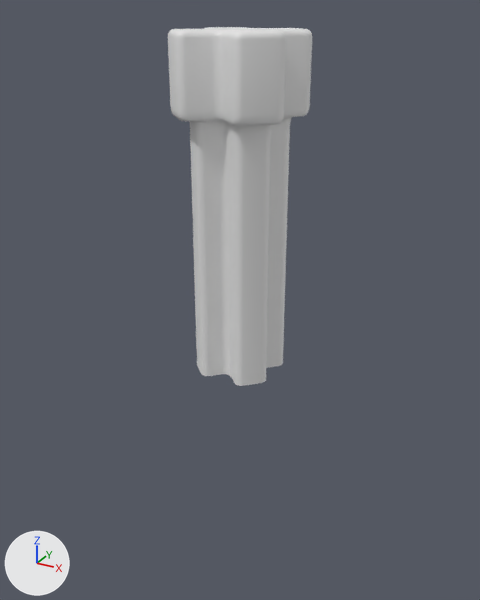
A saved change to the FBX model Assets/mesh/cross_pipe.fbx.
Before and after are seen from a 50 mm lens placed at (80.9, -97.1, 4.5), pointed at (-1.6, 52.9, -70.5). The lights are fixed; the arrows at lower left show +X, +Y and +Z. Where no turn or scale is listed for an object, it has been applied to the vertices.

Before the edit, the objects in view are built like this:
```python
me_cube_003 = bpy.data.meshes.new('Cube.003')
me_cube_003.from_pydata(...)  # 1336 vertices, 1278 faces; spans x -15.1..15.1, y -15.1..15.1, z -88.9..0.0
me_cube_003.materials.append(mat_pipe)  # its picture is missing
ob_cross_pipe = bpy.data.objects.new('cross_pipe', me_cube_003)
ob_cross_pipe.location = (0.0, 50.0, 0.0)
```
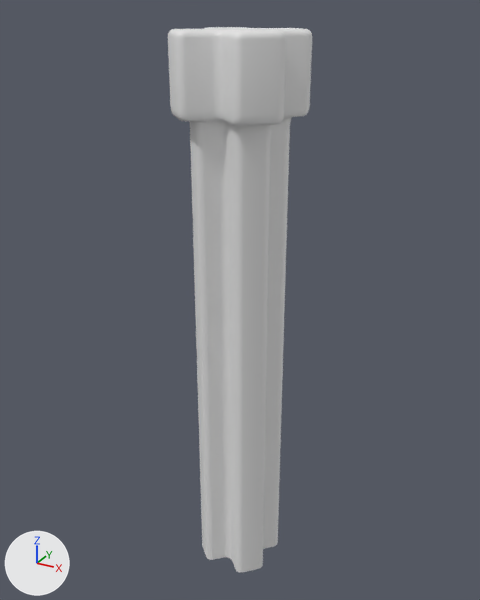
Patch to the scene script:
```diff
--- a/Assets/mesh/cross_pipe.fbx.py
+++ b/Assets/mesh/cross_pipe.fbx.py
@@ me_cube_003 @@
 me_cube_003.from_pydata(...)  # 1336 vertices, 1278 faces; spans x -15.1..15.1, y -15.1..15.1, z -88.9..0.0
 # used by ob_cross_pipe; location = (0.0, 50.0, 0.0)
+# me_cube_003 part 1: all 68 vertices in x -10.9..10.9, y -10.9..10.9, z -88.9 are moved by (0.0, 0.0, -67.0)
 me_cube_003.materials.append(mat_pipe)
```

Changed parts and their boxes (x1, y1, x2, y2) in the pictures (480 x 600 px; the box of a moved part takes in the faces that stretch with it):
'cross_pipe', reshaped (52% taller): before (168, 27, 312, 386); after (168, 27, 312, 572)
part 1 of me_cube_003, moved or reshaped: before (197, 362, 283, 386); after (197, 362, 283, 572)
